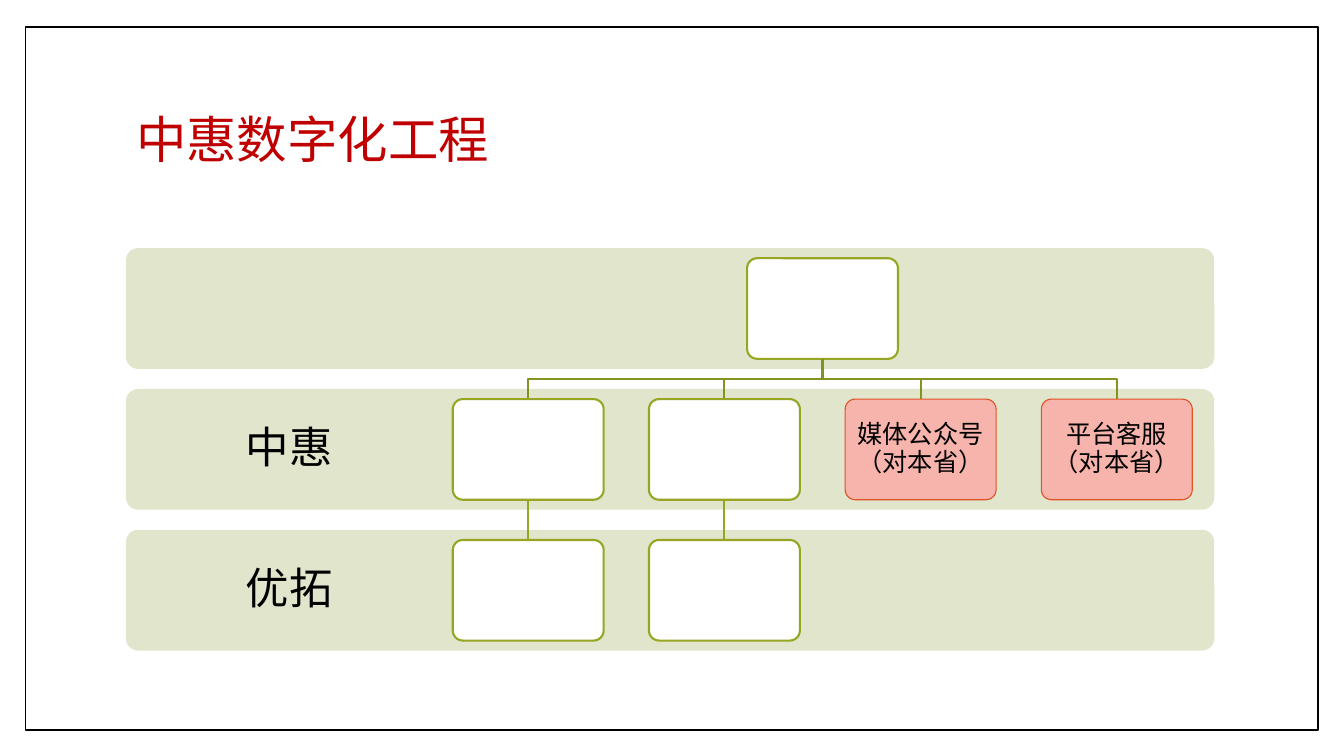
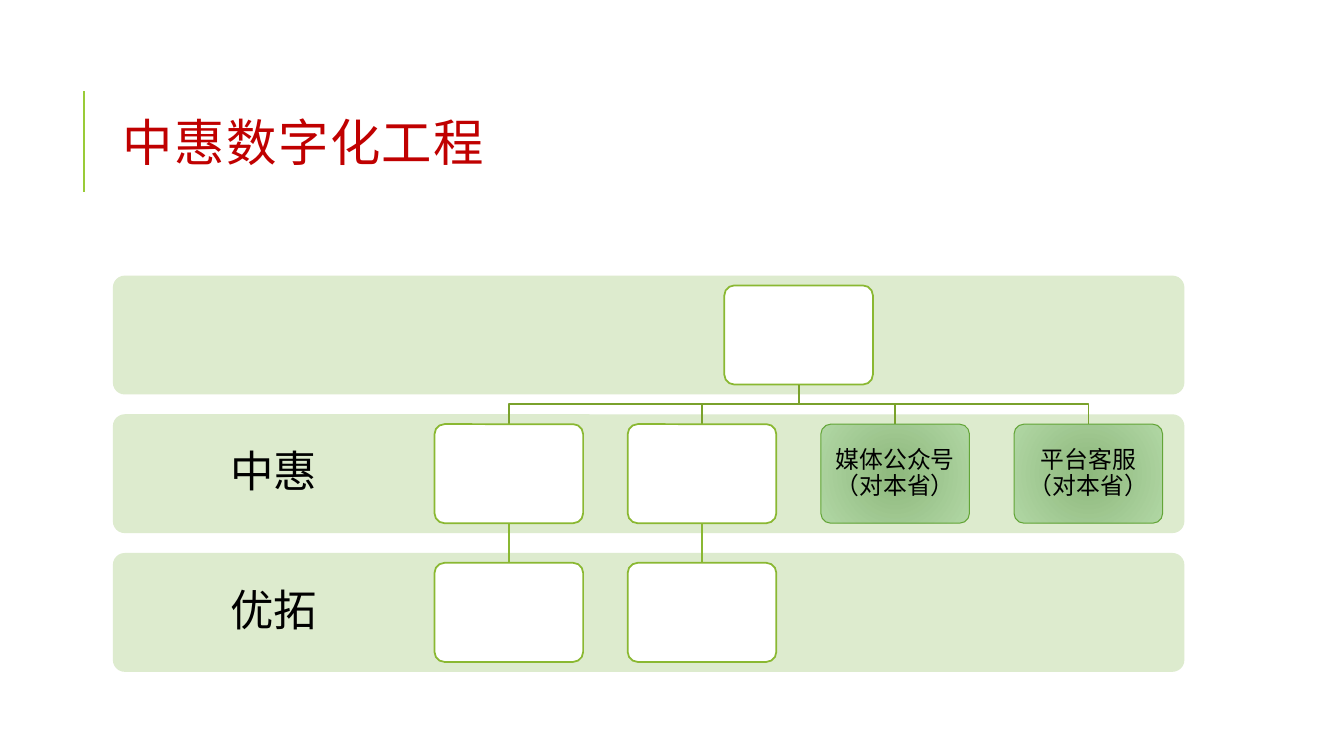
Before and after one commit to jzgi/chainsmart, a slide deck: slide 28 of Docs/品链供销.pptx. Drawn at 1344x756 pixels with LibreOffice and Linux fonts; fonts in the diff are those of the drawing. Boxes give left, top, right and bottom in pixels: in the first picture for what was removed or moved away, otherwise in the second. Text is boxed around its words. In the diff, an @@ line names an element or a change of style, - is before the commit and + after.

```diff
--- a/Docs/品链供销.pptx
+++ b/Docs/品链供销.pptx
@@ rectangle removed at [25, 27, 1318, 730] @@
@@ title "中惠数字化工程": place and size @@
-title "中惠数字化工程" at [136, 115, 489, 162]
+title "中惠数字化工程" at [123, 118, 484, 165]
@@ title "中惠数字化工程" at [123, 118, 484, 165]: letter spacing 0 to 1 pt; line spacing 0.9 to 0.8 @@
@@ line added from (84, 192) to (84, 91), #99CB38 1.5 pt @@
@@ fill #E1E6CD to #DEECCE in 3 elements at [113, 554, 1185, 673], [113, 414, 1185, 533], [113, 275, 1185, 394] @@
@@ rounded rectangle: place and size @@
-rounded rectangle at [126, 248, 1215, 369]
+rounded rectangle at [113, 275, 1185, 394]
@@ 3 rounded rectangles, 1 freeform shape: place and size @@
-3 rounded rectangles, 1 freeform shape at [453, 258, 898, 641]
+3 rounded rectangles, 1 freeform shape at [435, 285, 873, 661]
@@ outline #97A623 1.5 pt to #8BB833 1.25 pt in 7 elements at [435, 563, 583, 661], [504, 523, 514, 563], [628, 563, 776, 661], [435, 424, 583, 523], [697, 523, 707, 563], [628, 424, 776, 523], [725, 285, 873, 384] @@
@@ freeform shape: place and size @@
-freeform shape at [528, 359, 823, 399]
+freeform shape at [509, 385, 799, 424]
@@ 3 freeform shapes, 1 text, 1 rounded rectangle: place and size @@
-3 freeform shapes, 1 text, 1 rounded rectangle at [720, 359, 996, 540]
+3 freeform shapes, 1 text, 1 rounded rectangle at [697, 385, 969, 563]
@@ outline #85931F 1.5 pt to #7BA32D 1.25 pt in 4 elements at [509, 385, 799, 424], [702, 385, 799, 424], [799, 385, 895, 424], [799, 385, 1088, 424] @@
@@ freeform shape: place and size @@
-freeform shape at [823, 359, 1117, 399]
+freeform shape at [799, 385, 1088, 424]
@@ text "中惠": place and size @@
-text "中惠" at [246, 426, 333, 467]
+text "中惠" at [230, 450, 317, 491]
@@ rounded rectangle: place and size @@
-rounded rectangle at [126, 389, 1215, 510]
+rounded rectangle at [113, 414, 1185, 533]
@@ rounded rectangle: place and size @@
-rounded rectangle at [649, 399, 801, 500]
+rounded rectangle at [628, 424, 776, 523]
@@ rounded rectangle at [821, 424, 969, 523]: fill #F7B5AD to gradient #8FB87D to #B2D7A4; outline #DF5327 0.79 pt to #63A537 0.75 pt @@
@@ text "媒体公众号 （对本省）" at [836, 448, 955, 496]: size 18 to 17 pt @@
@@ rounded rectangle: place and size @@
-rounded rectangle at [1042, 399, 1193, 500]
+rounded rectangle at [1014, 424, 1163, 523]
@@ rounded rectangle at [1014, 424, 1163, 523]: fill #F7B5AD to gradient #8FB87D to #B2D7A4; outline #DF5327 0.79 pt to #63A537 0.75 pt @@
@@ text "平台客服 （对本省）" at [1029, 448, 1148, 496]: size 18 to 17 pt @@
@@ text "平台客服 （对本省）": place and size @@
-text "平台客服 （对本省）" at [1054, 421, 1180, 474]
+text "平台客服 （对本省）" at [1029, 448, 1148, 496]
@@ text "优拓": place and size @@
-text "优拓" at [246, 567, 333, 608]
+text "优拓" at [230, 589, 317, 630]
@@ rounded rectangle: place and size @@
-rounded rectangle at [126, 530, 1215, 651]
+rounded rectangle at [113, 554, 1185, 673]
@@ rounded rectangle: place and size @@
-rounded rectangle at [649, 540, 801, 641]
+rounded rectangle at [628, 563, 776, 661]
```
Also in this commit, not shown: 27 other slides changed, 28 other files.
